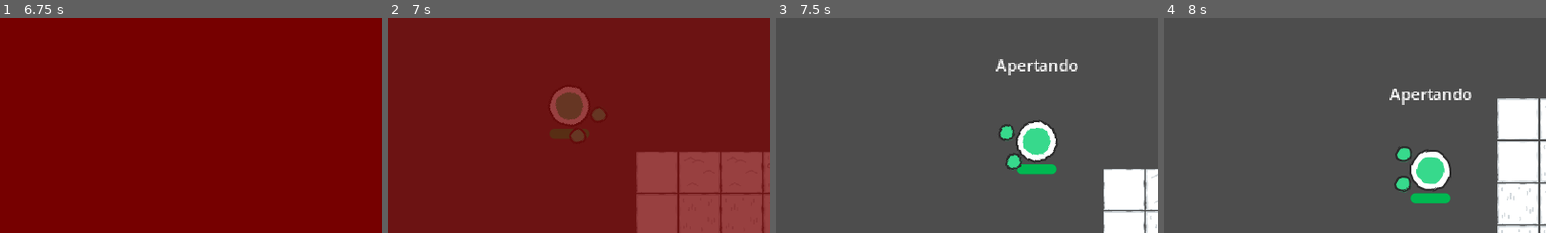
Above: before the commit, frames 1-4 (left to right).
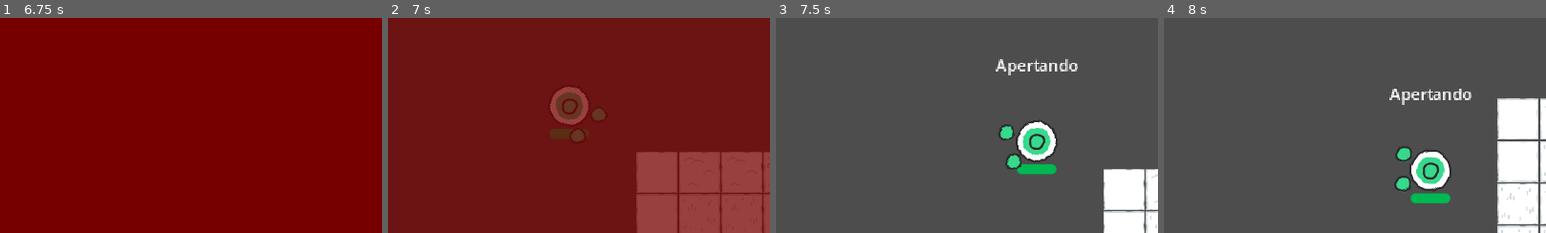
Above: after the commit, the same moments.

Repository: JoaoPedroBarros1/PyClashersME
Game: Godot game, scene res://scenes/gui/main_menu.tscn
Two runs of this game, one before a commit and one after it. Both use one fixed random seed, a clock stepped at 60 frames per second and the inputs below.
Inputs (mouse positions are % of the whole screen's width and height, from its top left):
- Up to frame 1 (6.75 s): tap Enter at 0.5 s; move the mouse to (72, 45) at 0.52 s; hold Right (right) 0.53-1.25 s; tap Space (ability) at 0.6 s; click "Multijogador" at 1.25 s; click "Entrar em um servidor" at 2 s; click (50, 39) at 2.77 s; type "Alex" at 2.85 s; click "Voltar" at 3.5 s; click "Hostear servidor" at 4.25 s; click (50, 42) at 5.02 s; type "Alex" at 5.1 s; click "Criar Servidor" at 5.75 s; click "Começar jogo" at 6.5 s
- Up to frame 2 (7 s): no input
- Up to frame 3 (7.5 s): move the mouse to (30, 55) at 7.27 s; hold Down (down) from 7.28 s (still down); tap Space (ability) at 7.35 s
- Up to frame 4 (8 s): keep holding Down (down)
The pictures show only the part of the screen within x 24-74%, y 23-73%; the shares and areas given below are measured in that part.

Frame 1 is identical in both runs. In frame 2, 0.1% of the frame differs, in the area x 45-50%, y 37-45%; in frame 3, 0.1%; in frame 4, 0.2%, in the area x 67-72%, y 67-76%.

Commit message:
2602Updates

Diff:
--- a/project.godot
+++ b/project.godot
@@ -93,7 +93,6 @@
 2d_physics/layer_2="Enemies"
 2d_physics/layer_3="Weapon"
 2d_physics/layer_4="Projectile"
-2d_physics/layer_5="DroppedItem"
 
 [rendering]
 
--- a/scenes/components/hitbox_component.tscn
+++ b/scenes/components/hitbox_component.tscn
@@ -9,3 +9,4 @@
 script = ExtResource("1_hpm3t")
 
 [connection signal="area_entered" from="." to="." method="_on_area_entered"]
+[connection signal="body_entered" from="." to="." method="_on_body_entered"]
--- /dev/null
+++ b/scenes/handlers/weapon_handler.tscn
@@ -0,0 +1,13 @@
+[gd_scene load_steps=3 format=3 uid="uid://db4beu51c0t5r"]
+
+[ext_resource type="Script" path="res://scripts/handlers/weapon_handler.gd" id="1_vt0tv"]
+[ext_resource type="PackedScene" uid="uid://bswo7imbstgd5" path="res://scenes/items/melee/one_handed/hand.tscn" id="2_w4l6s"]
+
+[node name="WeaponHandler" type="Node2D" node_paths=PackedStringArray("left_hand", "right_hand")]
+script = ExtResource("1_vt0tv")
+left_hand = NodePath("LeftHand")
+right_hand = NodePath("RightHand")
+
+[node name="LeftHand" parent="." instance=ExtResource("2_w4l6s")]
+
+[node name="RightHand" parent="." instance=ExtResource("2_w4l6s")]
--- /dev/null
+++ b/scenes/items/melee/one_handed/hand.tscn
@@ -0,0 +1,15 @@
+[gd_scene load_steps=4 format=3 uid="uid://bswo7imbstgd5"]
+
+[ext_resource type="PackedScene" uid="uid://byp1lfk1oh11p" path="res://scenes/items/weapon_class.tscn" id="1_ufuc5"]
+[ext_resource type="Texture2D" uid="uid://cryqtawckchvl" path="res://assets/img/characters/hand/green_hand.png" id="2_ov57l"]
+
+[sub_resource type="CircleShape2D" id="CircleShape2D_0cnos"]
+radius = 9.0
+
+[node name="Hand" instance=ExtResource("1_ufuc5")]
+
+[node name="Sprite2D" parent="Node2D" index="0"]
+texture = ExtResource("2_ov57l")
+
+[node name="CollisionShape2D" parent="Node2D/HitboxComponent" index="0"]
+shape = SubResource("CircleShape2D_0cnos")
--- a/scenes/player/player.tscn
+++ b/scenes/player/player.tscn
@@ -1,10 +1,11 @@
-[gd_scene load_steps=10 format=3 uid="uid://bvvdup0h1ve1x"]
+[gd_scene load_steps=12 format=3 uid="uid://bvvdup0h1ve1x"]
 
 [ext_resource type="Script" path="res://scripts/player/player.gd" id="1_mu3k7"]
 [ext_resource type="Script" path="res://scripts/player/PlayerInputSync.gd" id="2_8tprx"]
 [ext_resource type="Texture2D" uid="uid://bucdkpjd3xsqv" path="res://assets/img/characters/body/green_body.png" id="3_3o6p1"]
 [ext_resource type="Texture2D" uid="uid://cryqtawckchvl" path="res://assets/img/characters/hand/green_hand.png" id="3_op6nl"]
 [ext_resource type="Script" path="res://scripts/player/HealthBar.gd" id="3_pcrv8"]
+[ext_resource type="PackedScene" uid="uid://db4beu51c0t5r" path="res://scenes/handlers/weapon_handler.tscn" id="6_vv4fg"]
 
 [sub_resource type="SceneReplicationConfig" id="SceneReplicationConfig_h27al"]
 properties/0/path = NodePath(".:position")
@@ -27,6 +28,9 @@
 properties/1/path = NodePath(".:mouse_pos")
 properties/1/spawn = false
 properties/1/replication_mode = 2
+
+[sub_resource type="CircleShape2D" id="CircleShape2D_nysvx"]
+radius = 41.0
 
 [sub_resource type="StyleBoxFlat" id="StyleBoxFlat_2b61q"]
 bg_color = Color(0, 0.721569, 0.317647, 1)
@@ -51,6 +55,14 @@
 replication_config = SubResource("SceneReplicationConfig_gx3ml")
 script = ExtResource("2_8tprx")
 player = NodePath("..")
+
+[node name="WeaponPickupArea" type="Area2D" parent="."]
+collision_layer = 0
+collision_mask = 4
+monitorable = false
+
+[node name="CollisionShape2D" type="CollisionShape2D" parent="WeaponPickupArea"]
+shape = SubResource("CircleShape2D_nysvx")
 
 [node name="AbilityLabel" type="Label" parent="."]
 visible = false
@@ -96,3 +108,6 @@
 
 [node name="CollisionShape2D" type="CollisionShape2D" parent="."]
 shape = SubResource("CircleShape2D_ft1mi")
+
+[node name="WeaponHandler" parent="." node_paths=PackedStringArray("player_input") instance=ExtResource("6_vv4fg")]
+player_input = NodePath("../PlayerInputSync")
--- a/scripts/components/hitbox_component.gd
+++ b/scripts/components/hitbox_component.gd
@@ -8,3 +8,7 @@
 
 	elif area.is_in_group("Sword"):
 		print("Clashed with sword")
+
+
+func _on_body_entered(body: Node2D) -> void:
+	print("Clashed with body: ", body)
--- /dev/null
+++ b/scripts/handlers/weapon_handler.gd
@@ -0,0 +1,7 @@
+extends Node2D
+
+
+@export var player_input : PlayerInput
+
+@export var left_hand : WeaponClass
+@export var right_hand : WeaponClass
--- a/scripts/items/weapon_class.gd
+++ b/scripts/items/weapon_class.gd
@@ -1,7 +1,8 @@
 extends Node2D
 class_name WeaponClass
 
-@export_enum("Melee", "Ranged", "Shield") var weapon_type : int = 0
+@export_enum("Melee", "Ranged", "Shield") var weapon_type : String = "Melee"
+@export var can_drop : bool = false
 
 
 @export_group("Melee")
@@ -22,3 +23,14 @@
 
 func _ready() -> void:
 	print(melee_animations)
+	match weapon_type:
+		"Melee":
+			pass
+			# add_to_group("Melee", true)
+
+		"Ranged":
+			pass
+
+		"Shield":
+			pass
+			# add_to_group("Shield", true)
--- a/scripts/items/weapon_states/dropped.gd
+++ b/scripts/items/weapon_states/dropped.gd
@@ -2,9 +2,7 @@
 
 # Called when the state machine enters this state.
 func on_enter() -> void:
-	state_machine.hitbox_component.monitoring = false
-	state_machine.hitbox_component.set_collision_layer_value(5, true)
-	state_machine.hitbox_component.set_collision_layer_value(3, false)
+	pass
 
 
 # Called every frame when this state is active.
